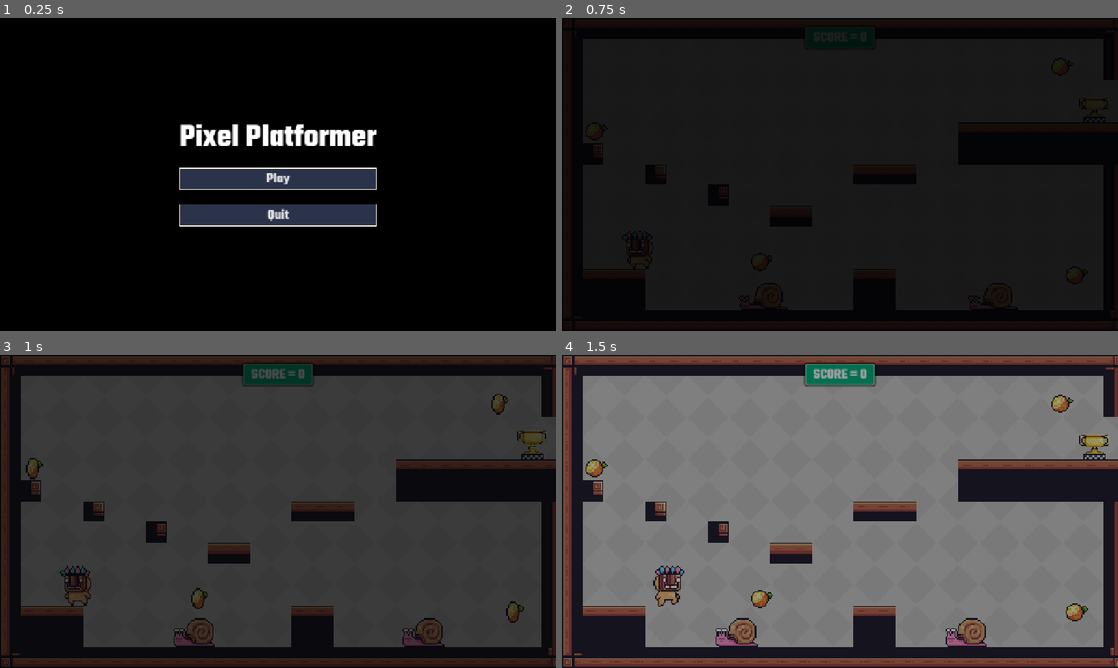
Above: before the commit, frames 1-4 (two rows, left to right).
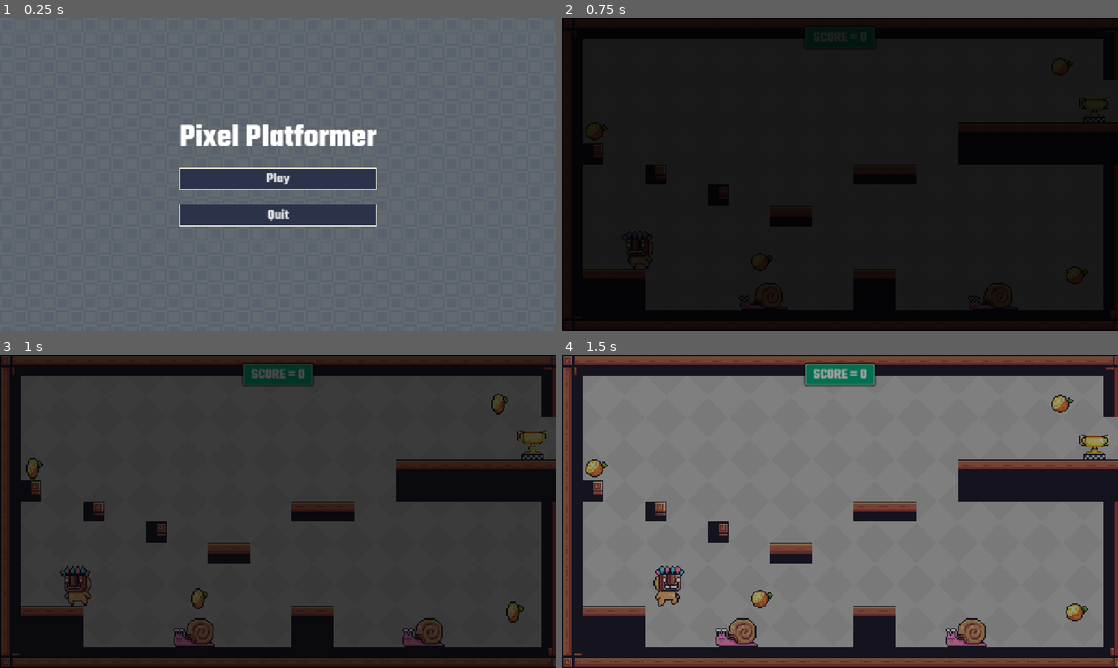
Above: after the commit, the same moments.

Repository: asehdev1994/pixel-platformer
Game: Godot game, scene res://Scenes/main.tscn
Same seed, same stepped clock (60 frames per second), same inputs: the game is played once before the commit and once after it.
Inputs:
- Up to frame 1 (0.25 s): no input
- Up to frame 2 (0.75 s): click "Play" at 0.5 s
- Up to frame 3 (1 s): no input
- Up to frame 4 (1.5 s): hold D (right) from 1.28 s (still down)

The runs differ from the first frame. In frame 1, 94% of the frame differs, in the area x 0-100%, y 0-100%; in frame 2, nothing differs; in frame 3, nothing differs; in frame 4, nothing differs.

Commit message:
Polish menu background

Diff:
--- a/Scenes/Screens/main_menu.tscn
+++ b/Scenes/Screens/main_menu.tscn
@@ -1,6 +1,7 @@
 [gd_scene format=3 uid="uid://dbo005fja75s0"]
 
 [ext_resource type="Script" uid="uid://b4wag4onkmgdw" path="res://Scripts/main_menu.gd" id="1_7uq44"]
+[ext_resource type="Texture2D" uid="uid://uos5q44dri0i" path="res://Assets/Images/Backgrounds/Blue.png" id="2_2yntn"]
 [ext_resource type="FontFile" uid="uid://c64u5neuobedg" path="res://Assets/Fonts/Square-Black.ttf" id="2_5ewdl"]
 
 [sub_resource type="StyleBoxFlat" id="StyleBoxFlat_5ewdl"]
@@ -90,6 +91,26 @@
 grow_vertical = 2
 script = ExtResource("1_7uq44")
 
+[node name="TextureRect" type="TextureRect" parent="." unique_id=1573855045]
+layout_mode = 1
+anchors_preset = 15
+anchor_right = 1.0
+anchor_bottom = 1.0
+grow_horizontal = 2
+grow_vertical = 2
+texture = ExtResource("2_2yntn")
+expand_mode = 2
+stretch_mode = 1
+
+[node name="ColorRect" type="ColorRect" parent="." unique_id=2077157459]
+layout_mode = 1
+anchors_preset = 15
+anchor_right = 1.0
+anchor_bottom = 1.0
+grow_horizontal = 2
+grow_vertical = 2
+color = Color(0, 0, 0, 0.47058824)
+
 [node name="MarginContainer" type="MarginContainer" parent="." unique_id=501733308]
 layout_mode = 1
 anchors_preset = 15
Binary file added: Assets/Images/Backgrounds/Blue.png
Not shown, added: Assets/Images/Backgrounds/Blue.png.import
